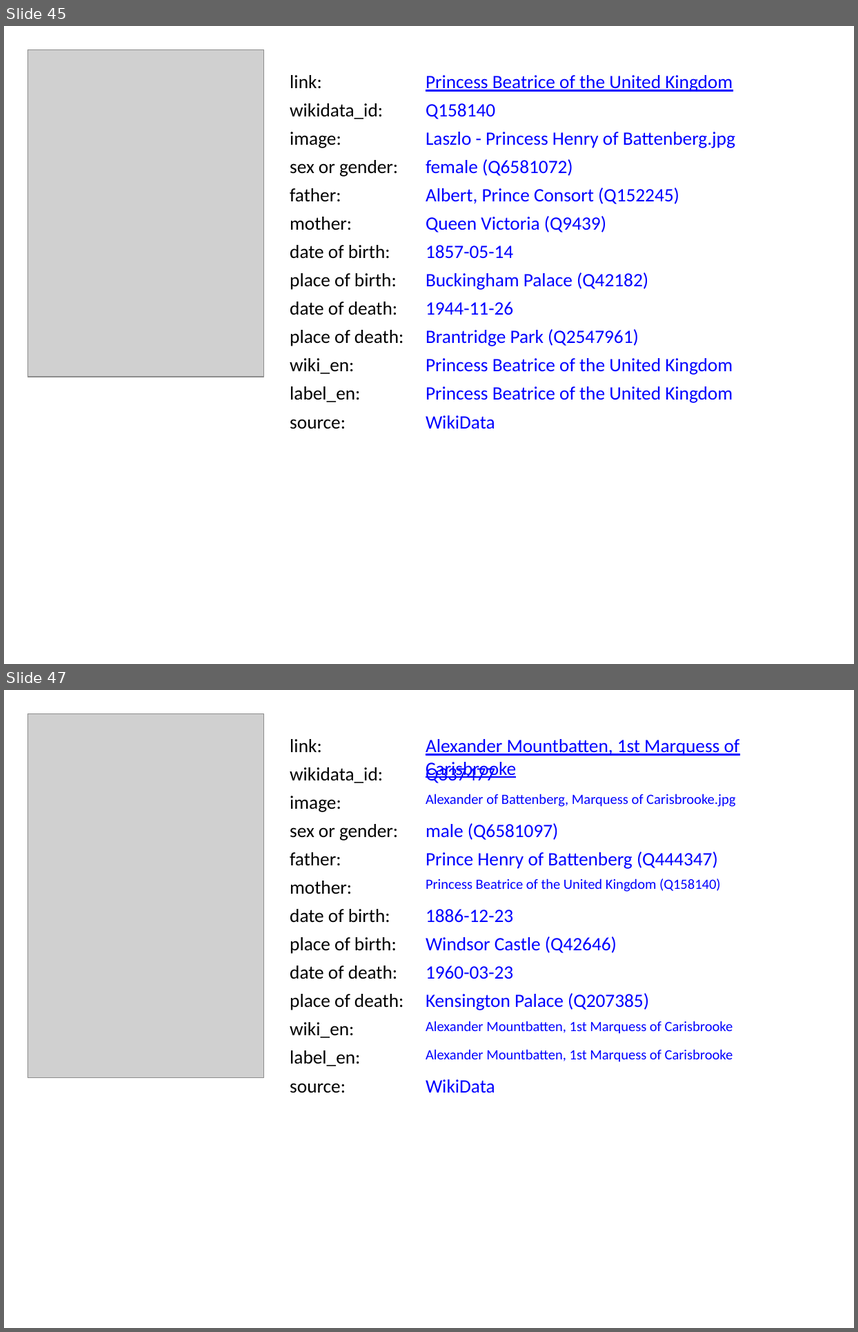
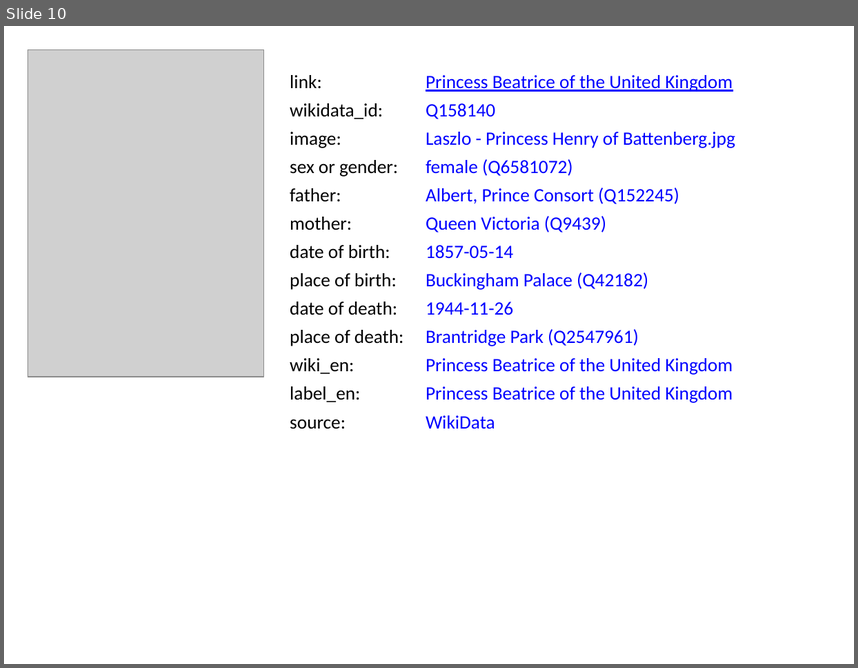
Before and after one commit to BITPlan/com.bitplan.simplegraph, a slide deck: simplegraph-powerpoint/QueenVictoria.pptx. Shown one above the other, each under a label of ours: slides 45 and 47 before the commit, slide 10 after it; the slides between them are not shown. The pictures are 858x1332 and 858x668 pixels, drawn with LibreOffice and Linux fonts; fonts in the diff are those of the drawing; grey boxes stand for pictures. Boxes give left, top, right and bottom in pixels: in the first picture for what was removed or moved away, otherwise in the second. Text is boxed around its words. In the diff, an @@ line names an element or a change of style, - is before the commit and + after.

```diff
--- a/simplegraph-powerpoint/QueenVictoria.pptx
+++ b/simplegraph-powerpoint/QueenVictoria.pptx
@@ slide 47 removed at bbox=[4, 690, 854, 1328], background #FFFFFF @@
@@ picture removed at bbox=[27, 713, 264, 1078] @@
@@ text removed at bbox=[290, 739, 322, 752] @@
-link:
@@ text removed at bbox=[426, 739, 740, 779] @@
-Alexander Mountbatten, 1st Marquess of Carisbrooke
@@ text removed at bbox=[290, 767, 383, 783] @@
-wikidata_id:
@@ text removed at bbox=[426, 765, 495, 783] @@
-Q337477
@@ text removed at bbox=[290, 796, 341, 812] @@
-image:
@@ text removed at bbox=[426, 793, 735, 807] @@
-Alexander of Battenberg, Marquess of Carisbrooke.jpg
@@ text removed at bbox=[290, 824, 398, 840] @@
-sex or gender:
@@ text removed at bbox=[426, 823, 559, 840] @@
-male (Q6581097)
@@ text removed at bbox=[290, 852, 341, 866] @@
-father:
@@ text removed at bbox=[426, 851, 718, 869] @@
-Prince Henry of Battenberg (Q444347)
@@ text removed at bbox=[290, 880, 352, 894] @@
-mother:
@@ text removed at bbox=[426, 878, 721, 891] @@
-Princess Beatrice of the United Kingdom (Q158140)
@@ text removed at bbox=[290, 909, 390, 923] @@
-date of birth:
@@ text removed at bbox=[426, 909, 513, 923] @@
-1886-12-23
@@ text removed at bbox=[290, 937, 397, 954] @@
-place of birth:
@@ text removed at bbox=[426, 936, 617, 953] @@
-Windsor Castle (Q42646)
@@ text removed at bbox=[290, 965, 397, 979] @@
-date of death:
@@ text removed at bbox=[426, 965, 513, 979] @@
-1960-03-23
@@ text removed at bbox=[290, 994, 404, 1010] @@
-place of death:
@@ text removed at bbox=[426, 993, 649, 1010] @@
-Kensington Palace (Q207385)
@@ text removed at bbox=[426, 1021, 733, 1034] @@
-Alexander Mountbatten, 1st Marquess of Carisbrooke
@@ text removed at bbox=[290, 1022, 354, 1038] @@
-wiki_en:
@@ text removed at bbox=[290, 1050, 360, 1066] @@
-label_en:
@@ text removed at bbox=[426, 1049, 733, 1062] @@
-Alexander Mountbatten, 1st Marquess of Carisbrooke
@@ text removed at bbox=[290, 1083, 346, 1093] @@
-source:
@@ text removed at bbox=[426, 1079, 495, 1093] @@
-WikiData
@@ what was slide 45 is now slide 10 @@
```
Also in this commit, not shown: 1 slide changed, 38 other slides removed, 10 other files.
